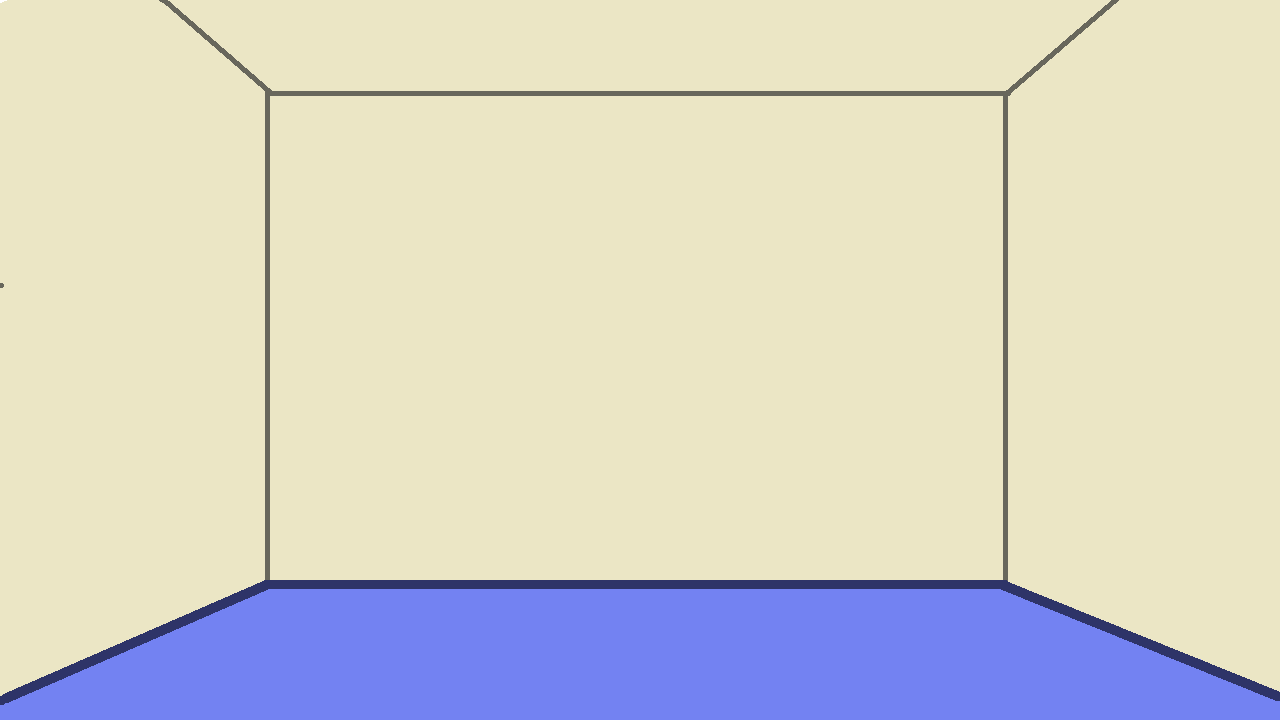
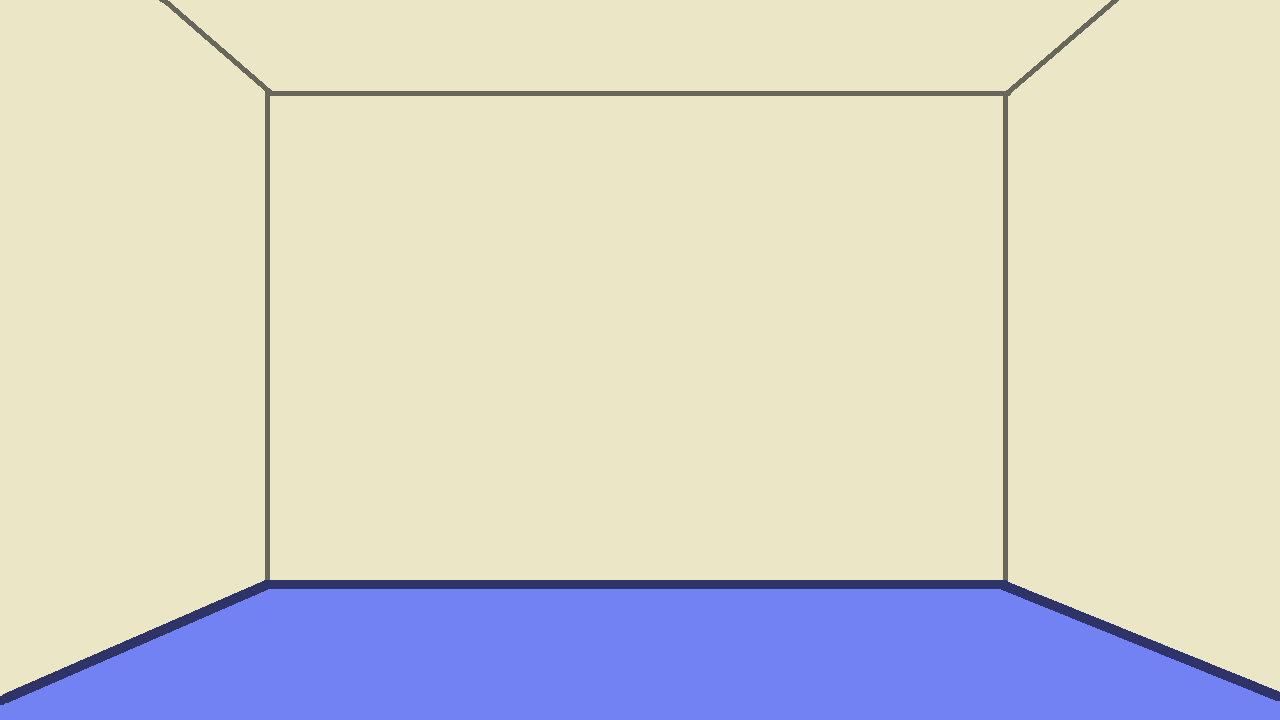
Two versions of the same layered image (w=1280, h=720). Layer-by-layer changes:
removed layer "maptexture" over [0, 0, 7, 288]
renamed "배경" to "colormap.png", painted on it over [0, 0, 7, 288]
